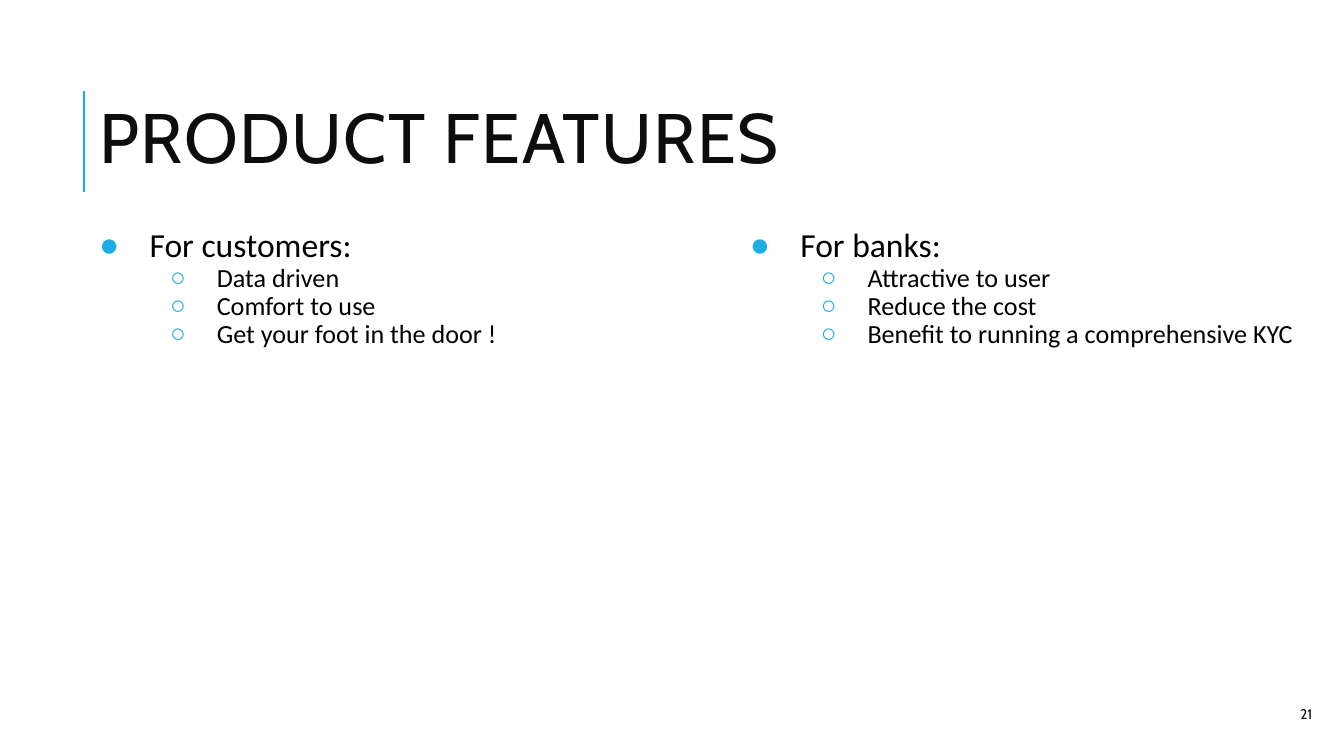
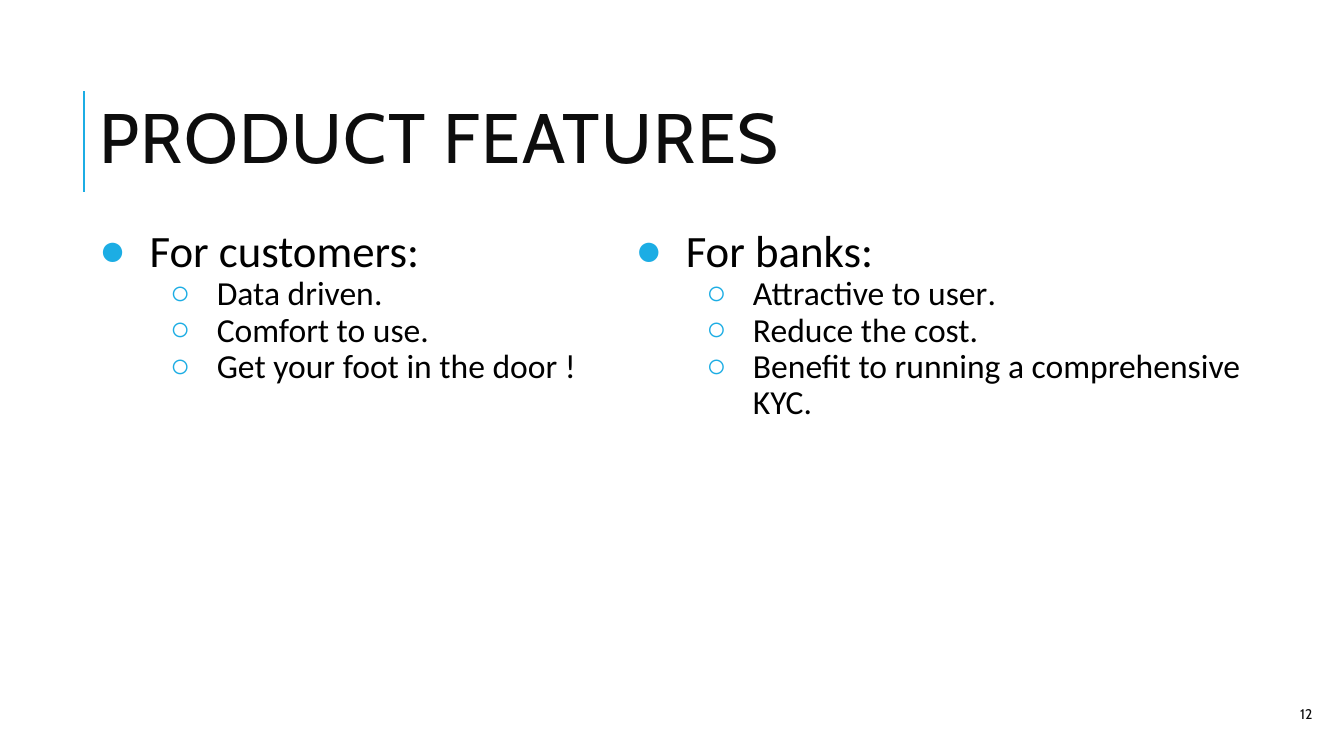
Before and after one commit to thtang/Fintech-Text-Mining-and-Machine-Learning, a slide deck: slide 12 of final/Fintech_final.pptx (slide 21 before the commit). Drawn at 1344x756 pixels with LibreOffice and Linux fonts; fonts in the diff are those of the drawing. Boxes give left, top, right and bottom in pixels: in the first picture for what was removed or moved away, otherwise in the second. Text is boxed around its words. In the diff, an @@ line names an element or a change of style, - is before the commit and + after.

```diff
--- a/final/Fintech_final.pptx
+++ b/final/Fintech_final.pptx
@@ text at [150,238,558,384]: size 18 to 24 pt in "For customers:"; size 14 to 18 pt in "Get your foot in the door !" @@
@@ text "For banks:": place and size @@
-text "For banks:" at [800,233,1292,348]
+text "For banks:" at [686,236,1240,415]
@@ text at [686,236,873,268]: size 18 to 24 pt in "For banks:" @@
@@ text at [217,281,429,343]: text changed; size 14 to 18 pt @@
-  ○ Data driven
-  ○ Comfort to use
+  ○ Data driven.
+  ○ Comfort to use.
@@ text at [753,282,1240,415]: text changed; size 14 to 18 pt @@
-  ○ Attractive to user
-  ○ Reduce the cost
-  ○ Benefit to running a comprehensive KYC
+  ○ Attractive to user.
+  ○ Reduce the cost.
+  ○ Benefit to running a comprehensive KYC.
@@ page number at [1300,709,1312,719]: text changed @@
-21
+12
```
Also in this commit, not shown: 10 other slides changed, 1 slide added, 10 slides removed.
